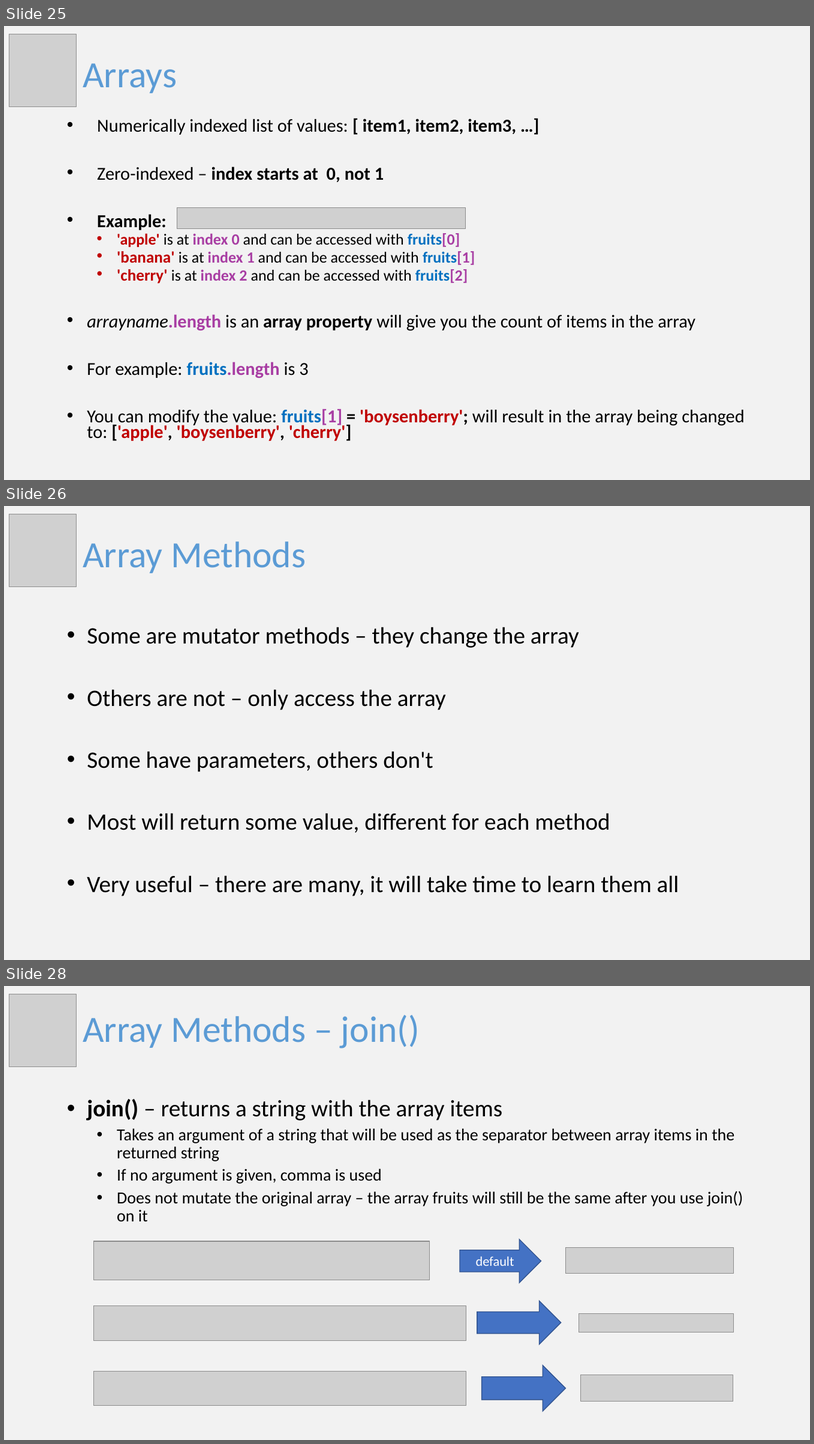
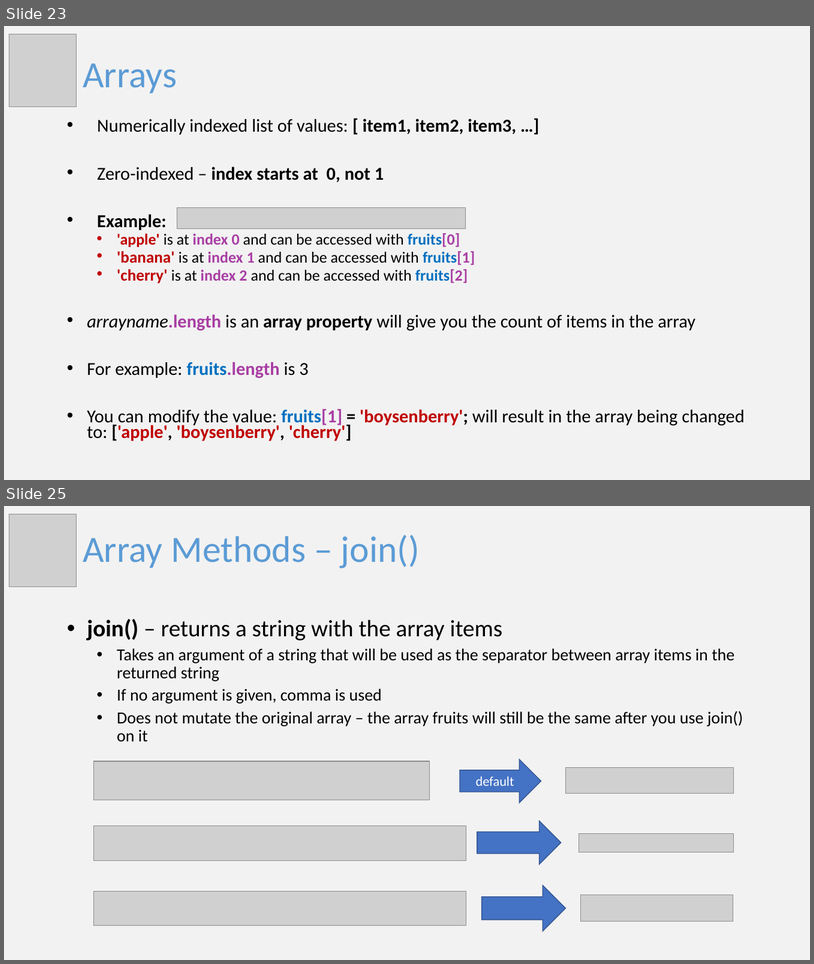
Before and after one commit to stephanieraymos/6-2021-cohort-week-3, a slide deck: Slides/Slides-week3.pptx. Shown one above the other, each under a label of ours: slides 25, 26 and 28 before the commit, slides 23 and 25 after it; the slides between them are not shown. The pictures are 814x1444 and 814x964 pixels, drawn with LibreOffice and Linux fonts; fonts in the diff are those of the drawing; grey boxes stand for pictures. Boxes give left, top, right and bottom in pixels: in the first picture for what was removed or moved away, otherwise in the second. Text is boxed around its words. In the diff, an @@ line names an element or a change of style, - is before the commit and + after.

```diff
--- a/Slides/Slides-week3.pptx
+++ b/Slides/Slides-week3.pptx
@@ slide 26 removed at [4, 506, 810, 960], background #F2F2F2 @@
@@ picture removed at [9, 514, 77, 587] @@
@@ title removed at [83, 541, 306, 573] @@
-Array Methods
@@ text removed at [87, 627, 680, 896] @@
-• Some are mutator methods – they change the array
-• Others are not – only access the array
-• Some have parameters, others don't
-• Most will return some value, different for each method
-• Very useful – there are many, it will take time to learn them all
@@ what was slide 25 is now slide 23 @@
@@ what was slide 28 is now slide 25 @@
```
Also in this commit, not shown: 4 slides changed, 3 other slides removed, 1 other file.
